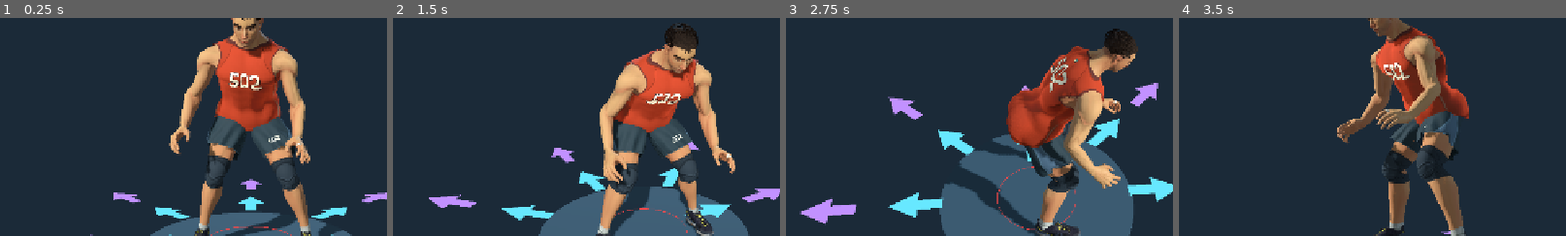
Above: before the commit, frames 1-4 (left to right).
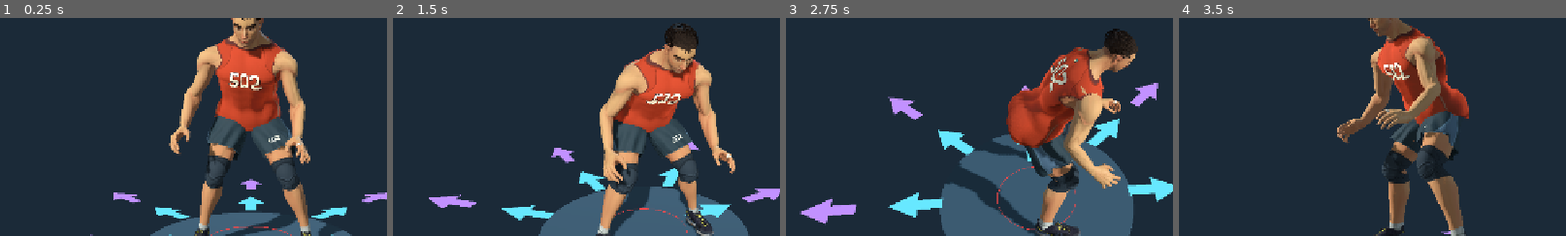
Above: after the commit, the same moments.

Repository: foreandr/volleyball
Game: Godot game, scene res://scenes/create.tscn
Two runs of this game, one before a commit and one after it. Both use one fixed random seed, a clock stepped at 60 frames per second and the inputs below. This scene is started directly instead of the project's main scene. Sound files missing from this copy of the repository are replaced by a short silence.
Inputs (mouse positions are % of the whole screen's width and height, from its top left):
- Up to frame 1 (0.25 s): no input
- Up to frame 2 (1.5 s): tap Enter (ui_accept) at 0.5, 0.77 s; move the mouse to (72, 45) at 0.52 s; hold Right (ui_right) 0.53-1.25 s; tap Z at 0.6 s; click (72, 45) at 0.67 s; drag from (30, 55) to (45, 70) at 1.27 s
- Up to frame 3 (2.75 s): move the mouse to (60, 28) at 2.02 s; hold Right (ui_right) from 2.03 s (still down); hold Space from 2.03 s (still down)
- Up to frame 4 (3.5 s): release Right (ui_right) at 2.75 s; release Space at 2.75 s; drag from (45, 70) to (20, 35) at 2.77 s
The pictures show only the part of the screen within x 30-80%, y 32-82%; the shares and areas given below are measured in that part.

The runs differ from the first frame. In frame 1, 0.5% of the frame differs, in the area x 54-75%, y 8-27%; in frame 2, 0.5%; in frame 3, 0.5%; in frame 4, 0.3%.

Commit message:
Let jersey straps settle and slide over the animated shoulders

Diff:
--- a/assets/gym/practice_kit.gdshader
+++ b/assets/gym/practice_kit.gdshader
@@ -5,6 +5,7 @@
 uniform sampler2D lettering : source_color,filter_linear_mipmap_anisotropic;
 uniform sampler2D team_crest : source_color,filter_linear_mipmap_anisotropic;
 uniform vec3 hem_particles[12];
+uniform vec3 strap_offsets[4];
 uniform float hem_shift;
 uniform bool tucked;
 uniform vec4 waist_color : source_color;
@@ -97,6 +98,13 @@
 		float waist=1.-smoothstep(1.055,1.19,rest.y);
 		float clearance=.0035+(tucked?.009:.045)*waist;
 		if(tucked) VERTEX=mix(body_point+body_normal*clearance,VERTEX,smoothstep(1.064,1.115,rest.y));
+		float shoulder=smoothstep(1.405,1.505,rest.y)*smoothstep(.058,.105,abs(rest.x));
+		int strap=rest.x>0.?0:2;
+		vec3 slide=mix(strap_offsets[strap+1],strap_offsets[strap],smoothstep(-.065,.045,rest.z));
+		vec3 free_strap=VERTEX-body_point+slide;
+		// Let the fabric slide along the skin; keep only a thin layer of ease over the trap.
+		vec3 resting=body_point+free_strap-body_normal*dot(free_strap,body_normal)+body_normal*.0038;
+		VERTEX=mix(VERTEX,resting,shoulder);
 		float gap=dot(VERTEX-body_point,body_normal);
 		VERTEX+=body_normal*max(0.,clearance-gap);
 	}
--- a/scripts/jersey_hem.gd
+++ b/scripts/jersey_hem.gd
@@ -11,6 +11,43 @@
 var inverse_rest := Transform3D.IDENTITY
 var last_center := Vector3.INF
 var last_step := 0.
+# Front and back edges of both straps can slide over the shoulder.
+var strap_points := PackedVector3Array()
+var strap_speeds := PackedVector3Array()
+var strap_bones := PackedInt32Array()
+var strap_inverse_rest: Array[Transform3D]=[]
+
+func update_straps(rig: Skeleton3D, fabric: ShaderMaterial, steps: int, h: float, reset: bool) -> void:
+	if strap_bones.is_empty():
+		for side in ["l","r"]:
+			var clavicle:=rig.find_bone("clavicle_"+side)
+			strap_bones.append(clavicle)
+			strap_inverse_rest.append(rig.get_bone_global_rest(clavicle).affine_inverse())
+		strap_points.resize(4)
+		strap_speeds.resize(4)
+	var offsets_local:=PackedVector3Array()
+	for i in 4:
+		var side:=i/2
+		var sign_x:=1. if side==0 else -1.
+		var sign_z:=1. if i%2==0 else -1.
+		var pose:=rig.global_transform*rig.get_bone_global_pose(strap_bones[side])*strap_inverse_rest[side]
+		var target:=pose*Vector3(sign_x*.131,1.506,-.018+sign_z*.064)
+		var normal:=(pose.basis*Vector3(sign_x*.38,.68,sign_z*.62)).normalized()
+		if reset:
+			strap_points[i]=target
+			strap_speeds[i]=Vector3.ZERO
+		for step in steps:
+			var force:=(target-strap_points[i])*230.+Vector3.DOWN*9.81
+			strap_speeds[i]=(strap_speeds[i]+force*h)*exp(-13.*h)
+			strap_points[i]+=strap_speeds[i]*h
+			var gap:=(strap_points[i]-target).dot(normal)
+			if gap<0.:
+				strap_points[i]-=normal*gap
+				strap_speeds[i]-=normal*minf(0.,strap_speeds[i].dot(normal))
+			strap_points[i]=target+(strap_points[i]-target).limit_length(.027)
+		offsets_local.append(rig.global_basis.inverse()*(strap_points[i]-target))
+	fabric.set_shader_parameter("strap_offsets",offsets_local)
+
 
 func update(rig: Skeleton3D, fabric: ShaderMaterial, dt: float, wind: Vector3) -> void:
 	if bone<0:
@@ -27,6 +64,7 @@
 	last_center=frame.origin
 	var steps:=maxi(1,ceili(minf(dt,.067)*120.))
 	var h:=minf(dt,.067)/steps
+	update_straps(rig,fabric,steps,h,reset)
 	var targets:=PackedVector3Array()
 	var normals:=PackedVector3Array()
 	var normal_frame:=frame.basis.inverse().transposed()
